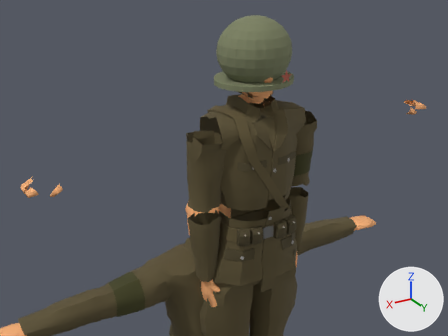
One commit to the glTF model Taierzhuang1938/Model/Model_IjaSoldier.glb: the scene before it, then after it.
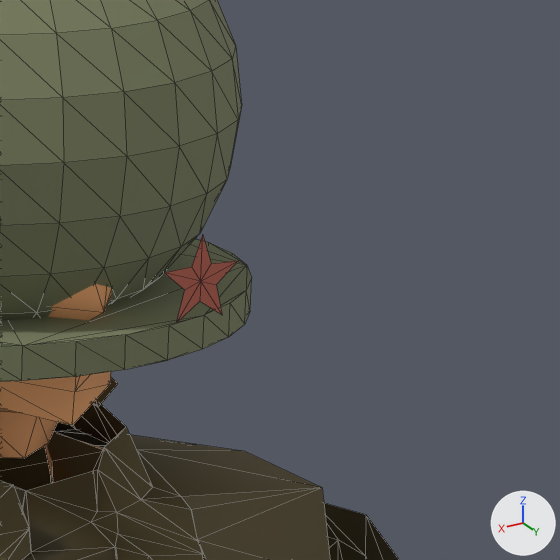
There are two pictures of each version: one from a 50 mm lens placed at (1.071, 1.6, 1.971), pointed at (0.211, 0.168, 1.255), one close up on the part from 57% to 76% of the width and 10% to 35% of the height. Arrows for +X, +Y and +Z are at lower right; the lights stay in place. The first two pictures are the older version. The close-ups show mesh edges as thin lines. Where no turn or scale is listed for an object, it has been applied to the vertices.

The first close-up shows 'Segment_armL', 'Segment_chest', 'Segment_neck', 'Segment_neck_HelmetBrim', 'Segment_neck_HelmetDome', 'Segment_neck_HelmetStar'.
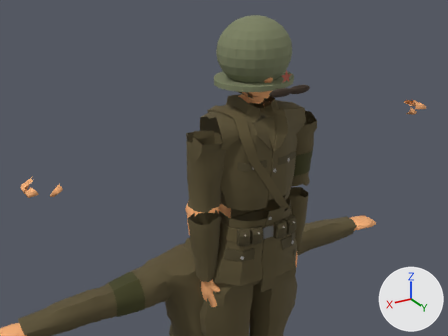
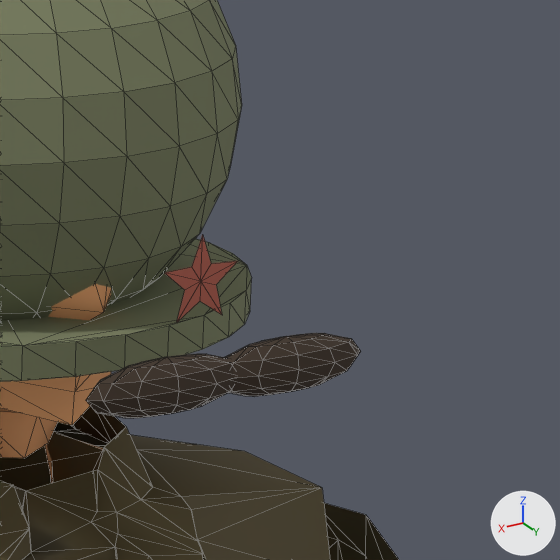
Commit message: Taierzhuang1938: add Japanese moustache variants

Boxes [x1, y1, x2, y2] around the edits, measured in the close-ups (560 x 560 px):
'Segment_neck_MoustacheR', added: after [86, 354, 234, 418]
'Segment_neck_MoustacheL', added: after [224, 333, 361, 396]

Patch to the scene script:
```diff
--- a/Taierzhuang1938/Model/Model_IjaSoldier.glb.py
+++ b/Taierzhuang1938/Model/Model_IjaSoldier.glb.py
@@ mat_material_ijamoustache @@
+mat_material_ijamoustache = principled_material('Material_IjaMoustache')
+mat_material_ijamoustache.base_color = (0.05, 0.032, 0.02)  # brown #3f3227
+mat_material_ijamoustache.roughness = 0.95
@@ me_sphere_002 @@
+me_sphere_002.from_pydata(...)  # a UV sphere (12 segments, 6 rings, poles along z) spanning x -0.0097..0.0745, y 0.1814..0.2009, z 0.0632..0.0891
+me_sphere_002.materials.append(mat_material_ijamoustache)  # brown #3f3227
@@ me_sphere_001 @@
+me_sphere_001.from_pydata(...)  # a UV sphere (12 segments, 6 rings, poles along z) spanning x -0.0745..0.0097, y 0.1814..0.2009, z 0.0632..0.0891
+me_sphere_001.materials.append(mat_material_ijamoustache)  # brown #3f3227
@@ ob_segment_neck_moustacher @@
+ob_segment_neck_moustacher = bpy.data.objects.new('Segment_neck_MoustacheR', me_sphere_002)
+ob_segment_neck_moustacher.location = (0.0, 0.0, 1.3851)
@@ ob_segment_neck_moustachel @@
+ob_segment_neck_moustachel = bpy.data.objects.new('Segment_neck_MoustacheL', me_sphere_001)
+ob_segment_neck_moustachel.location = (0.0, 0.0, 1.3851)
```
